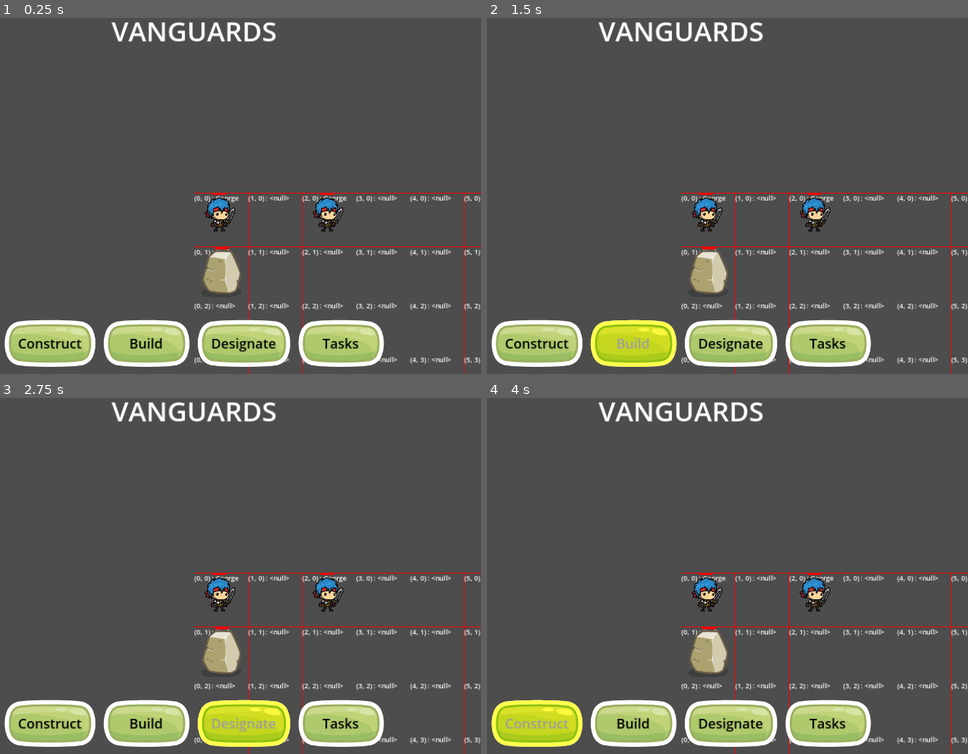
Above: before the commit, frames 1-4 (two rows, left to right).
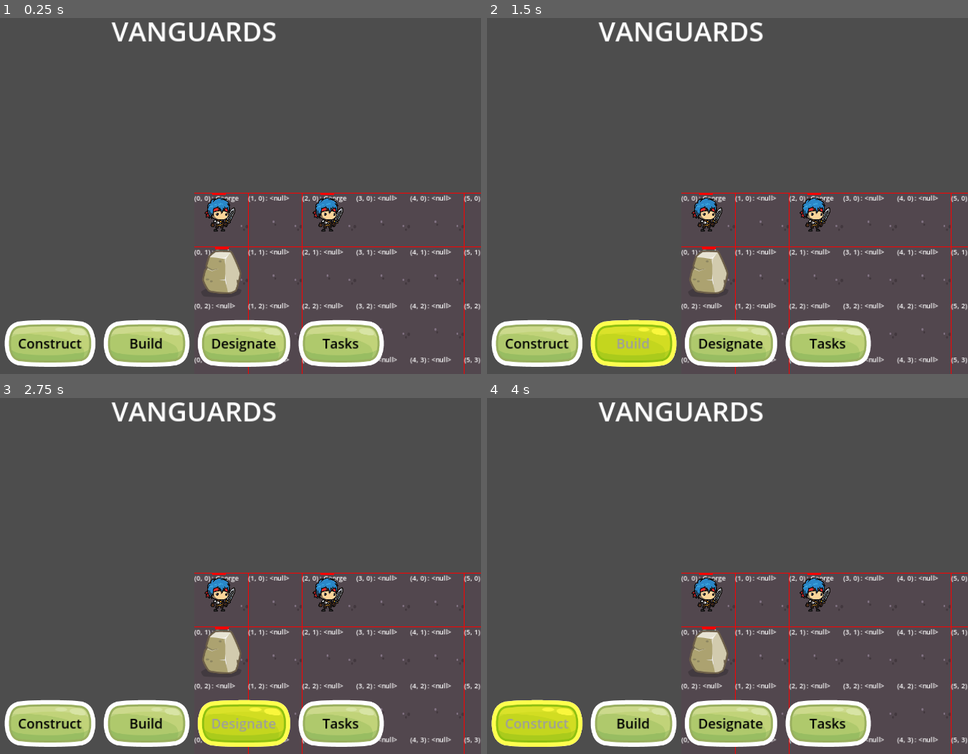
Above: after the commit, the same moments.

Repository: TheHungryBandito/Godot_prototyping
Game: Godot game, scene res://Scenes/main.tscn
Two runs of this game, one before a commit and one after it. Both use one fixed random seed, a clock stepped at 60 frames per second and the inputs below.
Inputs:
- Up to frame 1 (0.25 s): no input
- Up to frame 2 (1.5 s): click "Construct" at 0.5 s; click "Build" at 1.25 s
- Up to frame 3 (2.75 s): click "Designate" at 2 s
- Up to frame 4 (4 s): click "Tasks" at 2.75 s; click "Construct" at 3.5 s

The runs differ from the first frame. In frame 1, less than 0.1% of the frame differs, in the area x 50-96%, y 56-89%; in frame 2, less than 0.1%; in frame 3, less than 0.1%; in frame 4, less than 0.1%.
Error before the commit: Out of bounds get index '-1' (on base: 'Array[Resource]') (res://Scenes/World/grid.gd:63)

Commit message:
Update grid.tscn
- Added default thresholds
- Added default FloorDatas

Diff:
--- a/Scenes/World/grid.tscn
+++ b/Scenes/World/grid.tscn
@@ -1,11 +1,14 @@
-[gd_scene load_steps=12 format=3 uid="uid://cbd1hv4augngu"]
+[gd_scene load_steps=15 format=3 uid="uid://cbd1hv4augngu"]
 
 [ext_resource type="Texture2D" uid="uid://bbol5m1w1n3e6" path="res://Art/dirt.png" id="1_i40fn"]
 [ext_resource type="Texture2D" uid="uid://bdkv6badm5bpx" path="res://Art/grass.png" id="2_alywr"]
 [ext_resource type="Texture2D" uid="uid://e3gd4gbclmbm" path="res://Art/mud.png" id="3_5itbu"]
 [ext_resource type="Script" path="res://Scenes/World/grid.gd" id="4_twfpt"]
 [ext_resource type="PackedScene" uid="uid://b46prr50oevuf" path="res://Scenes/World/pathfinding.tscn" id="5_orpjh"]
+[ext_resource type="Resource" uid="uid://c2e7iyjkvwqw" path="res://Data/Floor/dirt.tres" id="5_um71d"]
 [ext_resource type="PackedScene" uid="uid://bfd61s43t4al8" path="res://Scenes/Units/unit.tscn" id="6_2ek8o"]
+[ext_resource type="Resource" uid="uid://0cokxbr0h84n" path="res://Data/Floor/grass.tres" id="6_42jia"]
+[ext_resource type="Resource" uid="uid://cvc21op4503gh" path="res://Data/Floor/mud.tres" id="7_7kba7"]
 [ext_resource type="PackedScene" uid="uid://cpqlvet054t5n" path="res://Scenes/resource_node.tscn" id="7_162os"]
 
 [sub_resource type="TileSetAtlasSource" id="TileSetAtlasSource_q3fou"]
@@ -58,6 +61,8 @@
 layer_2/tile_data = PackedInt32Array()
 script = ExtResource("4_twfpt")
 show_debug = true
+_floor_datas = Array[Resource]([ExtResource("7_7kba7"), ExtResource("5_um71d"), ExtResource("6_42jia")])
+_thresholds = Array[float]([0.2, 0.3, 0.5])
 
 [node name="Pathfinding" parent="." instance=ExtResource("5_orpjh")]
 
